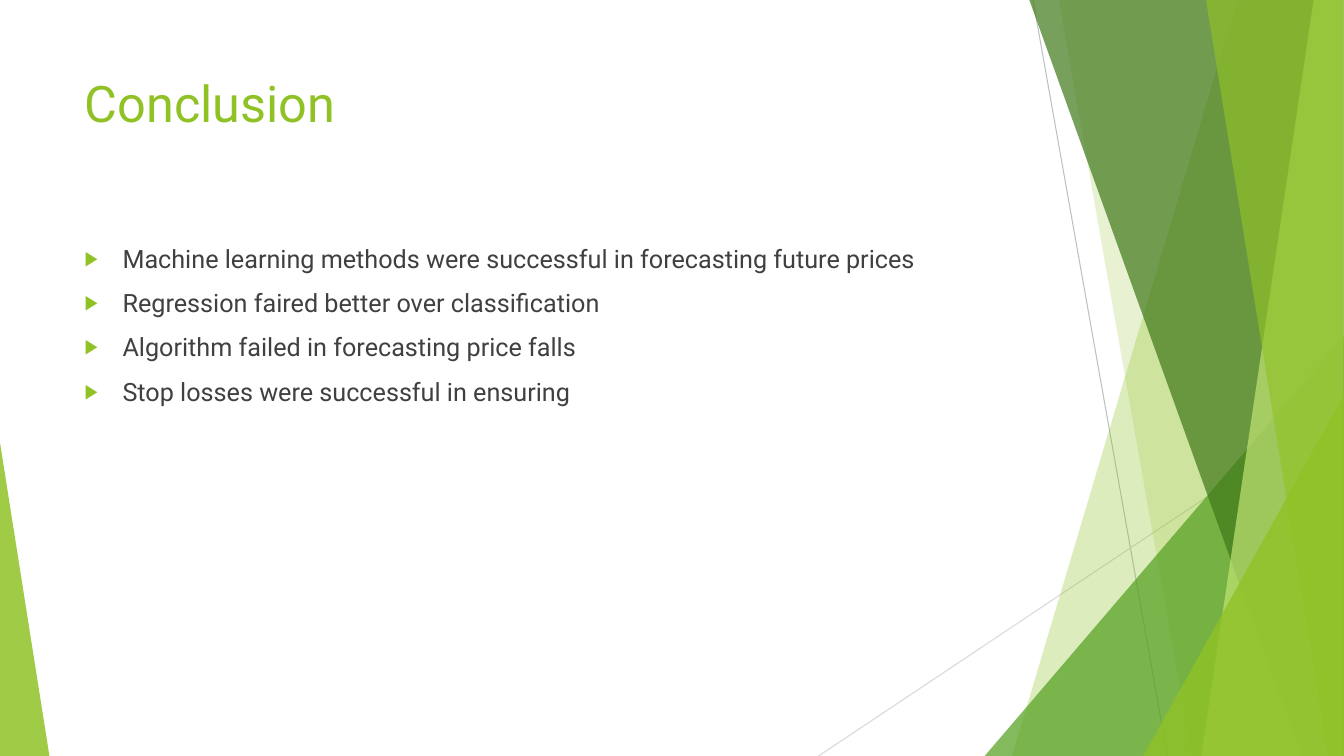
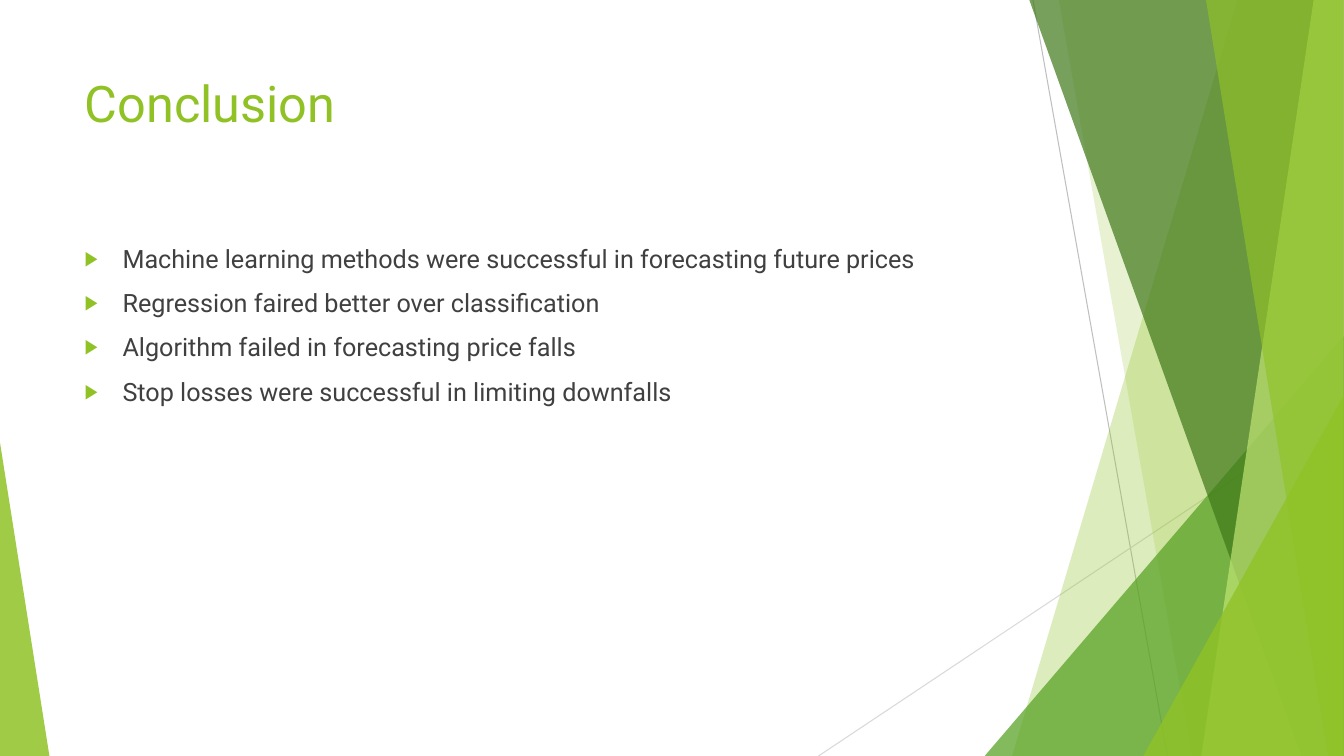
Before and after one commit to doyley91/Data-Driven-Automated-Algorithmic-Trading, a slide deck: slide 14 of Viva/Presentation.pptx (slide 13 before the commit). Drawn at 1344x756 pixels with LibreOffice and Linux fonts; fonts in the diff are those of the drawing. Boxes give left, top, right and bottom in pixels: in the first picture for what was removed or moved away, otherwise in the second. Text is boxed around its words. In the diff, an @@ line names an element or a change of style, - is before the commit and + after.

```diff
--- a/Viva/Presentation.pptx
+++ b/Viva/Presentation.pptx
@@ text at (x1=123, y1=382, x2=671, y2=407): text changed @@
-▶ Stop losses were successful in ensuring
+▶ Stop losses were successful in limiting downfalls
```
Also in this commit, not shown: 7 other slides changed, 1 slide added, 2 other files.
